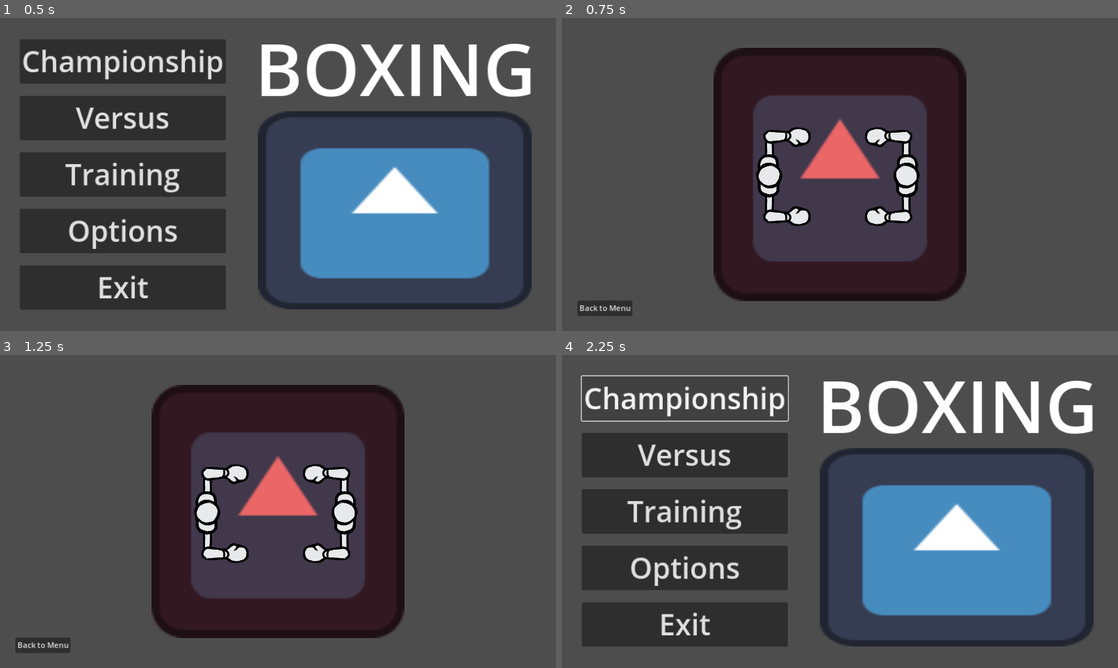
Above: before the commit, frames 1-4 (two rows, left to right).
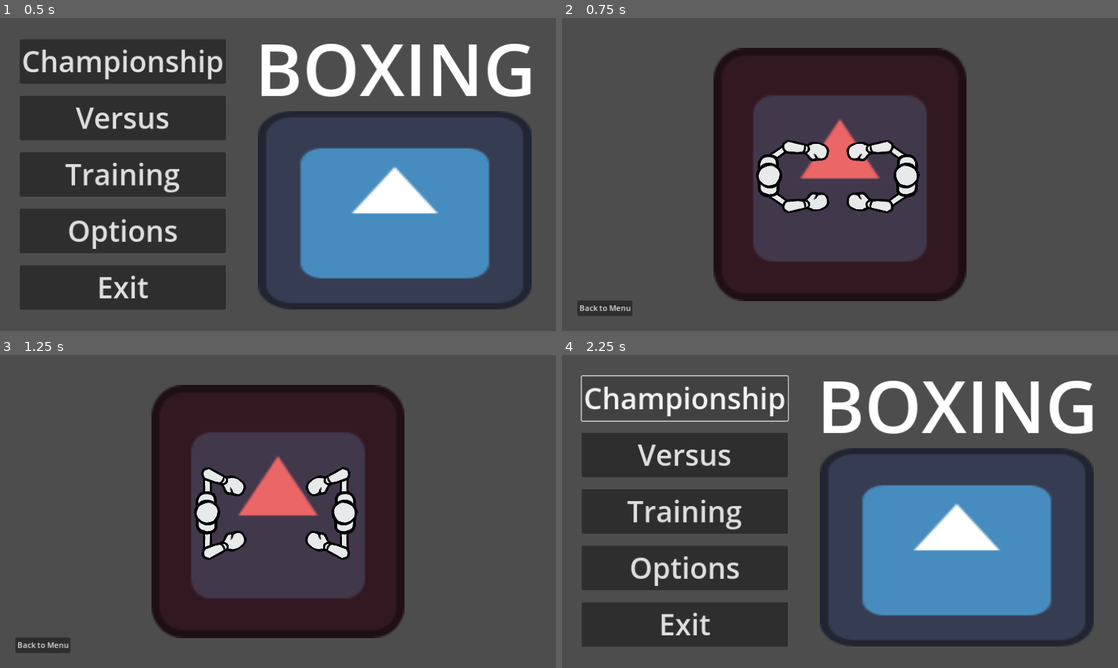
Above: after the commit, the same moments.

Repository: Eefschmeef2310/GDS1-Lab4
Game: Godot game, scene res://scenes/menus/main_menu.tscn
The game is run twice, just before and just after one commit, with the same random seed, the same clock (stepped at 60 frames per second) and the same inputs. The engine's default icon, where the game draws it, is replaced by a stand-in: a white triangle on a blue panel in a dark square.
Inputs:
- Up to frame 1 (0.5 s): no input
- Up to frame 2 (0.75 s): click "Training" at 0.5 s
- Up to frame 3 (1.25 s): no input
- Up to frame 4 (2.25 s): click "Back to Menu" at 1.25 s; click "Championship" at 2 s

Frame 1 is identical in both runs. In frame 2, 3.3% of the frame differs, in the area x 36-63%, y 34-67%; in frame 3, 1.9%; in frame 4, nothing differs.

Commit message:
Punching logic and signals implemented

Diff:
--- a/player/player.gd
+++ b/player/player.gd
@@ -32,6 +32,10 @@
 
 #region Signal methods
 
+func _on_head_hurtbox_area_entered(area):
+	print("Punchout!!!")
+	hit.emit()
+
 #endregion
 
 #region Other methods (please try to separate and organise!)
--- a/player/player.tscn
+++ b/player/player.tscn
@@ -1,5 +1,4 @@
-
-[gd_scene load_steps=20 format=3 uid="uid://dhltmqvlc20k7"]
+[gd_scene load_steps=22 format=3 uid="uid://dhltmqvlc20k7"]
 
 [ext_resource type="Script" path="res://player/player.gd" id="1_w5c5t"]
 [ext_resource type="Texture2D" uid="uid://dph8y3qesrc4i" path="res://assets/body.png" id="1_wwu7d"]
@@ -9,7 +8,13 @@
 [ext_resource type="Script" path="res://punch_bases/player_punch.gd" id="6_sfrpy"]
 
 [sub_resource type="RectangleShape2D" id="RectangleShape2D_n1guc"]
-size = Vector2(200, 400)
+size = Vector2(184, 400)
+
+[sub_resource type="CircleShape2D" id="CircleShape2D_evyw4"]
+radius = 50.0
+
+[sub_resource type="CircleShape2D" id="CircleShape2D_fdqs0"]
+radius = 55.0
 
 [sub_resource type="Animation" id="Animation_4cao8"]
 length = 0.001
@@ -65,6 +70,20 @@
 "update": 0,
 "values": [2.00713, 0.0]
 }
+tracks/2/type = "method"
+tracks/2/imported = false
+tracks/2/enabled = true
+tracks/2/path = NodePath("../Scripts/Punches")
+tracks/2/interp = 1
+tracks/2/loop_wrap = true
+tracks/2/keys = {
+"times": PackedFloat32Array(0.2),
+"transitions": PackedFloat32Array(1),
+"values": [{
+"args": [],
+"method": &"finished_l_punch"
+}]
+}
 
 [sub_resource type="Animation" id="Animation_tvlc0"]
 resource_name = "punch_head"
@@ -94,34 +113,6 @@
 "values": [2.00713, 0.0872665]
 }
 
-[sub_resource type="Animation" id="Animation_tvlc0"]
-resource_name = "punch_head"
-length = 0.2
-tracks/0/type = "value"
-tracks/0/imported = false
-tracks/0/enabled = true
-tracks/0/path = NodePath("../Body/LArm:rotation")
-tracks/0/interp = 1
-tracks/0/loop_wrap = true
-tracks/0/keys = {
-"times": PackedFloat32Array(0, 0.2),
-"transitions": PackedFloat32Array(1, 1),
-"update": 0,
-"values": [0.0, 1.65806]
-}
-tracks/1/type = "value"
-tracks/1/imported = false
-tracks/1/enabled = true
-tracks/1/path = NodePath("../Body/LArm/LHand:rotation")
-tracks/1/interp = 1
-tracks/1/loop_wrap = true
-tracks/1/keys = {
-"times": PackedFloat32Array(0, 0.2),
-"transitions": PackedFloat32Array(1, 1),
-"update": 0,
-"values": [2.00713, 0.0872665]
-}
-
 [sub_resource type="Animation" id="Animation_eyw0p"]
 resource_name = "retract"
 length = 0.4
@@ -149,7 +140,6 @@
 "update": 0,
 "values": [0.0, 2.00713]
 }
-
 tracks/2/type = "method"
 tracks/2/imported = false
 tracks/2/enabled = true
@@ -256,6 +246,20 @@
 "update": 0,
 "values": [-2.00713, 0.0]
 }
+tracks/2/type = "method"
+tracks/2/imported = false
+tracks/2/enabled = true
+tracks/2/path = NodePath("../Scripts/Punches")
+tracks/2/interp = 1
+tracks/2/loop_wrap = true
+tracks/2/keys = {
+"times": PackedFloat32Array(0.2),
+"transitions": PackedFloat32Array(1),
+"values": [{
+"args": [],
+"method": &"finished_r_punch"
+}]
+}
 
 [sub_resource type="Animation" id="Animation_180vh"]
 resource_name = "punch_head"
@@ -285,34 +289,6 @@
 "values": [-2.00713, -0.0872665]
 }
 
-[sub_resource type="Animation" id="Animation_180vh"]
-resource_name = "punch_head"
-length = 0.2
-tracks/0/type = "value"
-tracks/0/imported = false
-tracks/0/enabled = true
-tracks/0/path = NodePath("../Body/RArm:rotation")
-tracks/0/interp = 1
-tracks/0/loop_wrap = true
-tracks/0/keys = {
-"times": PackedFloat32Array(0, 0.2),
-"transitions": PackedFloat32Array(1, 1),
-"update": 0,
-"values": [3.14159, 1.48353]
-}
-tracks/1/type = "value"
-tracks/1/imported = false
-tracks/1/enabled = true
-tracks/1/path = NodePath("../Body/RArm/RHand:rotation")
-tracks/1/interp = 1
-tracks/1/loop_wrap = true
-tracks/1/keys = {
-"times": PackedFloat32Array(0, 0.2),
-"transitions": PackedFloat32Array(1, 1),
-"update": 0,
-"values": [-2.00713, -0.0872665]
-}
-
 [sub_resource type="Animation" id="Animation_bblkd"]
 resource_name = "retract"
 length = 0.4
@@ -340,7 +316,6 @@
 "update": 0,
 "values": [1.5708, 3.14159]
 }
-
 tracks/2/type = "method"
 tracks/2/imported = false
 tracks/2/enabled = true
@@ -396,6 +371,10 @@
 [node name="Player" type="CharacterBody2D"]
 script = ExtResource("1_w5c5t")
 
+[node name="CollisionShape2D" type="CollisionShape2D" parent="."]
+position = Vector2(35, -2)
+shape = SubResource("RectangleShape2D_n1guc")
+
 [node name="Body" type="Sprite2D" parent="."]
 texture = ExtResource("1_wwu7d")
 
@@ -410,6 +389,15 @@
 rotation = 1.5708
 texture = ExtResource("3_gsiok")
 offset = Vector2(2.705, -73.27)
+
+[node name="LeftHitbox" type="Area2D" parent="Body/LArm/LHand"]
+position = Vector2(-0.000452499, -125)
+collision_layer = 2
+collision_mask = 0
+
+[node name="CollisionShape2D" type="CollisionShape2D" parent="Body/LArm/LHand/LeftHitbox"]
+shape = SubResource("CircleShape2D_evyw4")
+debug_color = Color(0.662745, 0.513726, 0, 0.419608)
 
 [node name="RArm" type="Sprite2D" parent="Body"]
 z_index = -1
@@ -426,9 +414,22 @@
 offset = Vector2(2.705, -73.27)
 flip_h = true
 
-[node name="CollisionShape2D" type="CollisionShape2D" parent="."]
-position = Vector2(43, -2)
-shape = SubResource("RectangleShape2D_n1guc")
+[node name="RightHitbox" type="Area2D" parent="Body/RArm/RHand"]
+position = Vector2(0, -125)
+collision_layer = 2
+collision_mask = 0
+
+[node name="CollisionShape2D" type="CollisionShape2D" parent="Body/RArm/RHand/RightHitbox"]
+shape = SubResource("CircleShape2D_evyw4")
+debug_color = Color(0.662745, 0.513726, 0, 0.419608)
+
+[node name="HeadHurtbox" type="Area2D" parent="."]
+collision_layer = 0
+collision_mask = 2
+
+[node name="CollisionShape2D" type="CollisionShape2D" parent="HeadHurtbox"]
+shape = SubResource("CircleShape2D_fdqs0")
+debug_color = Color(0.992157, 0, 1, 0.419608)
 
 [node name="Scripts" type="Node" parent="."]
 
@@ -449,3 +450,5 @@
 libraries = {
 "": SubResource("AnimationLibrary_22anh")
 }
+
+[connection signal="area_entered" from="HeadHurtbox" to="." method="_on_head_hurtbox_area_entered"]
--- a/project.godot
+++ b/project.godot
@@ -60,3 +60,8 @@
 "events": [Object(InputEventKey,"resource_local_to_scene":false,"resource_name":"","device":-1,"window_id":0,"alt_pressed":false,"shift_pressed":false,"ctrl_pressed":false,"meta_pressed":false,"pressed":false,"keycode":0,"physical_keycode":32,"key_label":0,"unicode":32,"echo":false,"script":null)
 ]
 }
+
+[layer_names]
+
+2d_physics/layer_1="General"
+2d_physics/layer_2="Punches"
--- a/punch_bases/player_punch.gd
+++ b/punch_bases/player_punch.gd
@@ -22,7 +22,7 @@
 #region Godot methods
 func _ready():
 	#Runs when all children have entered the tree
-	pass
+	super()
 
 func _process(delta):
 	input_punch = true if Input.is_action_pressed("Punch") else false
--- a/punch_bases/punch_base.gd
+++ b/punch_bases/punch_base.gd
@@ -4,8 +4,7 @@
 
 #region Variables
 #Signals
-signal enemy_punched
-signal player_punched
+
 #Enums
 
 #Constants
@@ -28,6 +27,11 @@
 #endregion
 
 #region Godot methods
+
+func _ready():
+	$"../../AnimationPlayers/RightArm".play("retract")
+	$"../../AnimationPlayers/LeftArm".play("retract")
+
 func _physics_process(delta):
 	#Runs per frame
 	if can_punch && input_punch:
@@ -39,10 +43,6 @@
 #endregion
 
 #region Signal methods
-func _on_punch_hitbox_body_entered(body):
-	#Functionality not added yet in other classes
-	#Should add score and knockback
-	owner.hit.emit()
 
 #endregion
 
--- a/scenes/gamemodes/training.tscn
+++ b/scenes/gamemodes/training.tscn
@@ -1,9 +1,10 @@
-[gd_scene load_steps=5 format=3 uid="uid://dmuvchpu2f8ho"]
+[gd_scene load_steps=6 format=3 uid="uid://dmuvchpu2f8ho"]
 
 [ext_resource type="PackedScene" uid="uid://cn5ca3ycbsm2p" path="res://scenes/base_level.tscn" id="1_v08y7"]
 [ext_resource type="Script" path="res://scenes/gamemodes/training.gd" id="1_ymt6m"]
 [ext_resource type="PackedScene" uid="uid://dhltmqvlc20k7" path="res://player/player.tscn" id="2_2p8d0"]
 [ext_resource type="Script" path="res://movement_bases/movement_base.gd" id="4_j6en5"]
+[ext_resource type="Script" path="res://punch_bases/punch_base.gd" id="5_mynrd"]
 
 [node name="Training" type="Node2D"]
 script = ExtResource("1_ymt6m")
@@ -26,7 +27,7 @@
 script = ExtResource("4_j6en5")
 
 [node name="Punches" parent="BaseLevel/Dummy/Scripts" index="1"]
-script = null
+script = ExtResource("5_mynrd")
 
 [node name="Button" type="Button" parent="."]
 offset_left = 32.0
